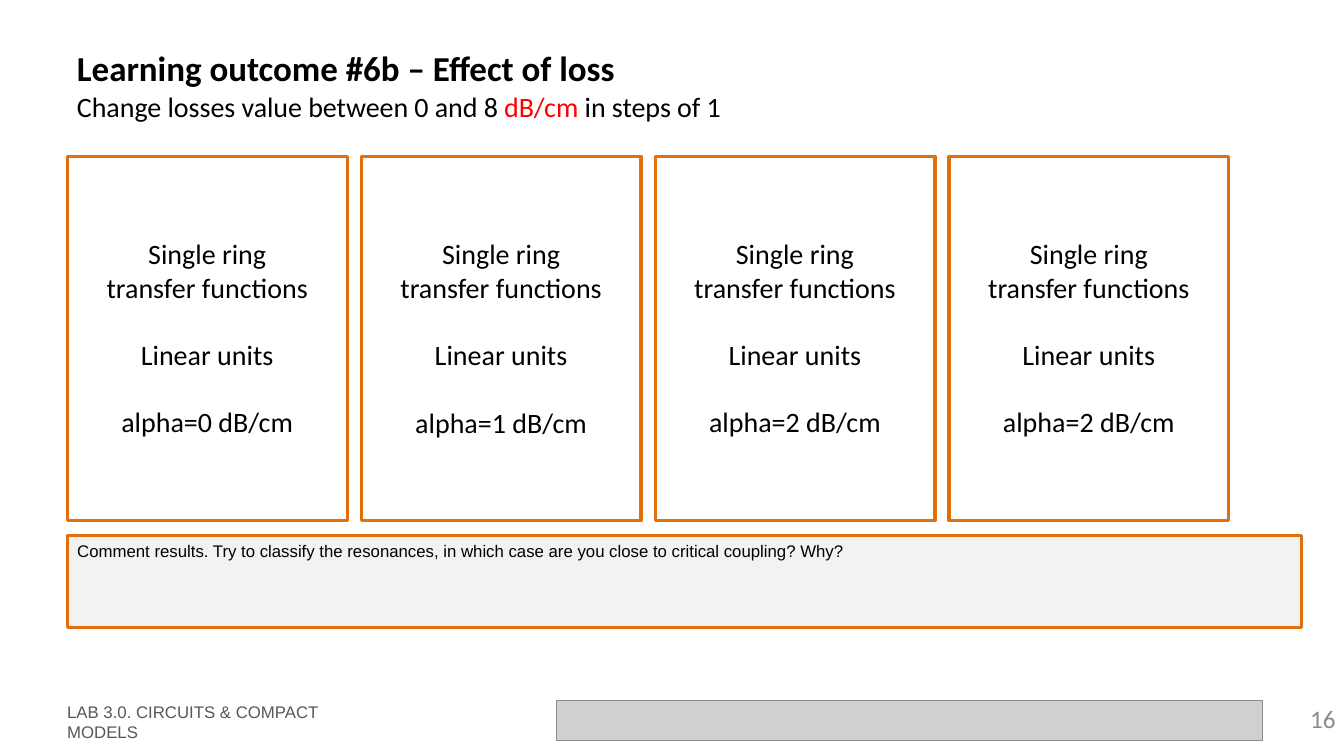
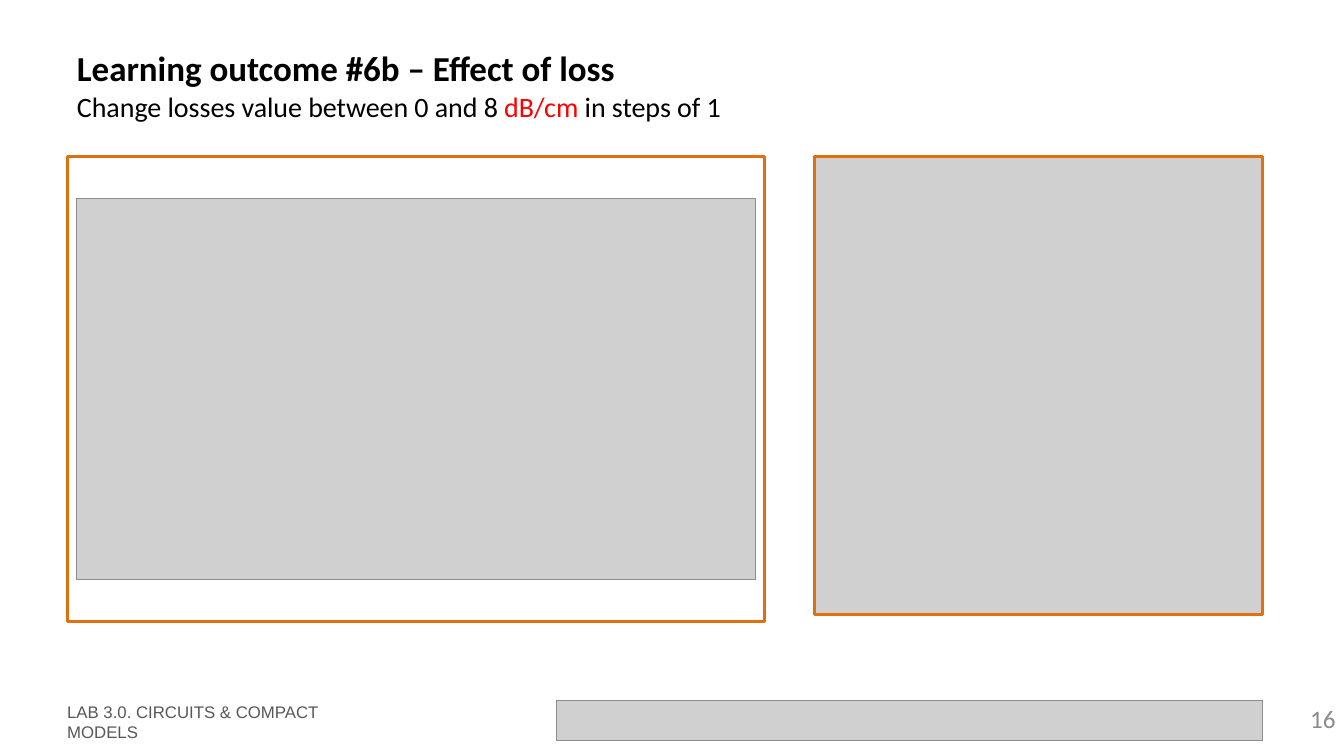
Before and after one commit to ltorjua/cifoin-lab3, a slide deck: slide 16 of LabBook_30.pptx. Drawn at 1344x756 pixels with LibreOffice and Linux fonts; fonts in the diff are those of the drawing; grey boxes stand for pictures; background and template pictures are left out. Boxes give left, top, right and bottom in pixels: in the first picture for what was removed or moved away, otherwise in the second. Text is boxed around its words. In the diff, an @@ line names an element or a change of style, - is before the commit and + after.

```diff
--- a/LabBook_30.pptx
+++ b/LabBook_30.pptx
@@ rectangle: place and size @@
-rectangle at box(655, 156, 936, 521)
+rectangle at box(68, 156, 765, 622)
@@ rectangle removed at box(68, 156, 348, 521) @@
@@ rectangle removed at box(361, 156, 641, 521) @@
@@ picture added at box(815, 156, 1262, 614) @@
@@ rectangle removed at box(950, 156, 1230, 521) @@
@@ picture added at box(77, 199, 755, 580) @@
@@ text removed at box(107, 244, 308, 437) @@
-Single ring
-transfer functions
-Linear units
-alpha=0 dB/cm
@@ text removed at box(400, 244, 602, 438) @@
-Single ring
-transfer functions
-Linear units
-alpha=1 dB/cm
@@ text removed at box(694, 244, 896, 437) @@
-Single ring
-transfer functions
-Linear units
-alpha=2 dB/cm
@@ text removed at box(988, 244, 1189, 437) @@
-Single ring
-transfer functions
-Linear units
-alpha=2 dB/cm
@@ rectangle removed at box(68, 536, 1303, 628) @@
-Comment results. Try to classify the resonances, in which case are you close to critical coupling? Why?
```
Also in this commit, not shown: 2 other slides changed, 1 other file.
